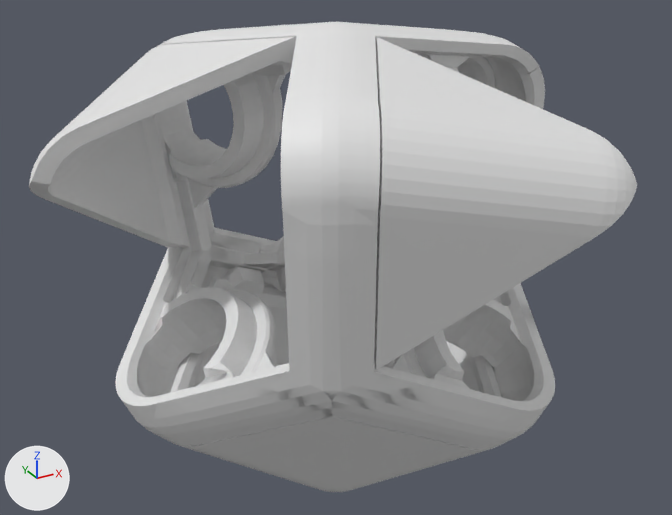
What one commit did to the Blender file 4d2mc.mech.mag.blend.
Before and after are seen from a camera (50 mm lens) standing at (-26.4, -47.9, 22.2) and looking at (-0.2, -0.2, -1.6). Every picture has the same lights, and +X, +Y and +Z are marked at lower left.

Objects in the first picture: 'Tetra.Frame', 'Tetra.Side'.
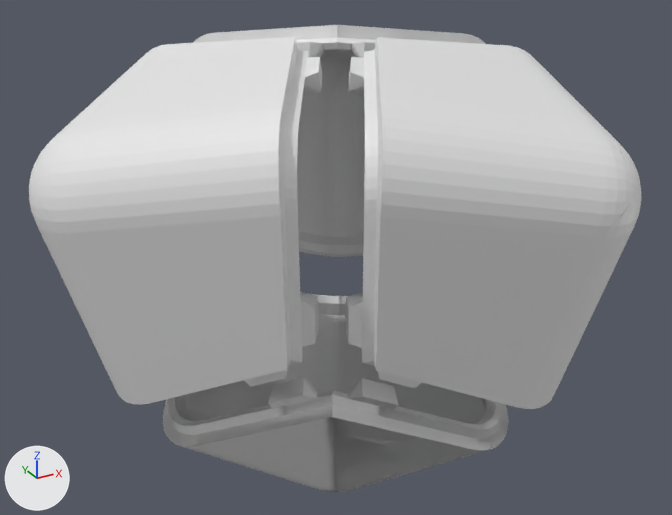
Commit message: working on the cap - added modifiers

Location of each change, (x1, y1, x2, y2) in pixels of the pictures (672 x 515 px):
```json
{"object": "Tetra.Side", "change": "reshaped, modifiers changed", "before": [29, 37, 637, 492], "after": [29, 25, 641, 492]}
{"object": "Tetra.Frame", "change": "hidden", "before": [115, 22, 555, 450]}
{"part": 1, "of": "me_solid_014", "change": "deleted", "before": [29, 37, 637, 492]}
```

Edits to the scene script, one JSON object a line:
```json
{"block": "me_solid_014", "where": "# used by ob_tetra_side; location = (0.0, 0.0, 0.0)"}
{"op": "remove", "block": "me_solid_014", "code": "me_solid_014.from_pydata(...)  # 267 vertices, 278 faces, 1 loose edge; spans x -12.1..0.0, y -9.4..9.4, z -19.1..-5.1"}
{"op": "add", "block": "me_solid_014", "code": "me_solid_014.from_pydata(...)  # 153 vertices, 130 faces, 1 loose edge; spans x -12.1..0.0, y -9.4..0.0, z -19.1..-5.1"}
{"block": "me_solid_014", "change": "me_solid_014 part 1"}
{"block": "me_solid_014", "change": "114 vertices are removed from x -12.0..-0.1, y 0.3..9.4, z -19.1..-5.5"}
{"block": "me_solid_014", "change": "148 faces are deleted"}
{"op": "add", "block": "ob_tetra_side", "code": "_m = ob_tetra_side.modifiers.new('Array', 'ARRAY')"}
{"op": "add", "block": "ob_tetra_side", "code": "_m.count = 3"}
{"op": "add", "block": "ob_tetra_side", "code": "_m.constant_offset_displace = (0.0, 0.0, 0.0)"}
{"op": "add", "block": "ob_tetra_side", "code": "_m.use_relative_offset = False"}
{"op": "add", "block": "ob_tetra_side", "code": "_m.use_object_offset = True"}
{"op": "add", "block": "ob_tetra_side", "code": "_m.offset_object = ob_empty_origin_z_120"}
{"op": "add", "block": "ob_tetra_side", "code": "_m = ob_tetra_side.modifiers.new('Mirror', 'MIRROR')"}
{"op": "add", "block": "ob_tetra_side", "code": "_m.use_axis = (False, True, False)"}
{"op": "add", "block": "ob_tetra_frame", "code": "ob_tetra_frame.hide_set(True)"}
```
